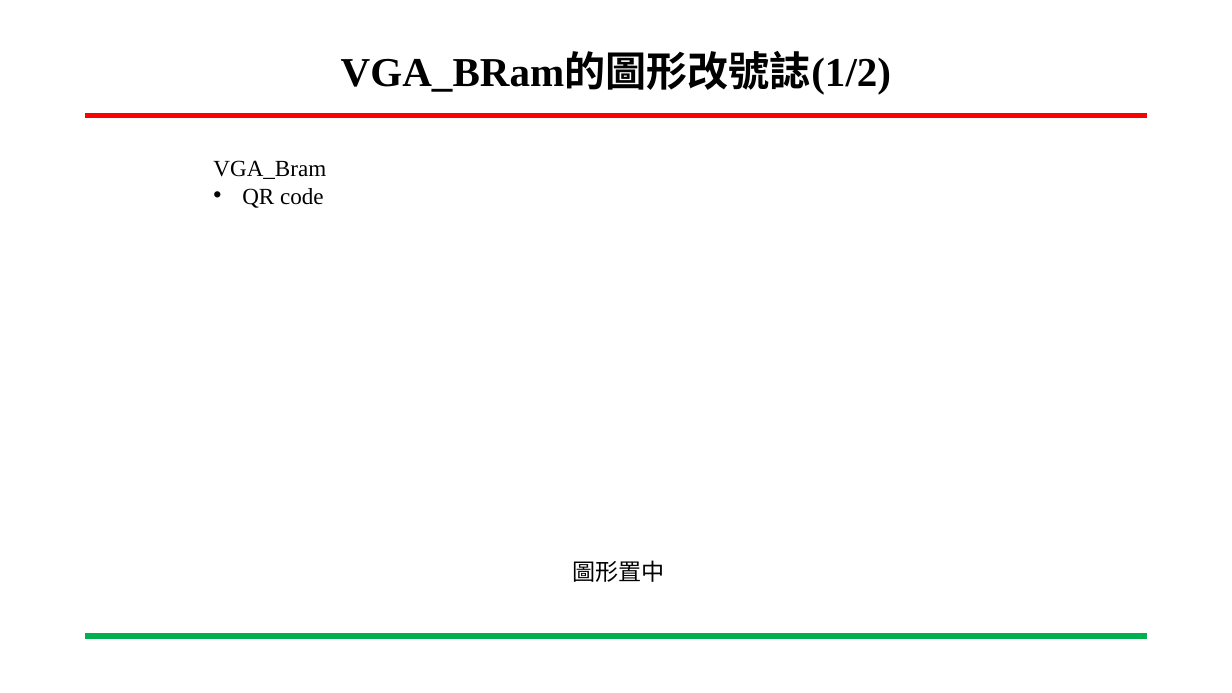
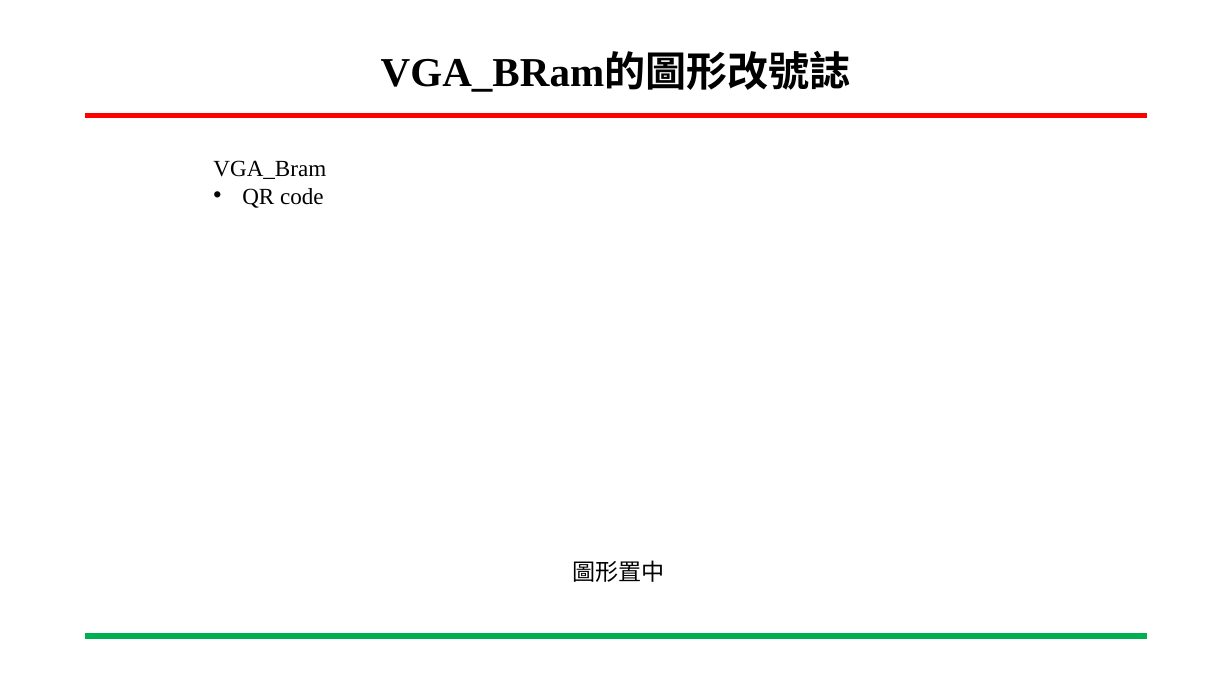
Before and after one commit to ing0331/FPGA, a slide deck: slide 18 of HW6_BRam_VGA/N06-Tutorial/專案進度報告-BRam_VGA-吳東穎-20230517.pptx (slide 20 before the commit). Drawn at 1232x693 pixels with LibreOffice and Linux fonts; fonts in the diff are those of the drawing; background and template pictures are left out. Boxes give left, top, right and bottom in pixels: in the first picture for what was removed or moved away, otherwise in the second. Text is boxed around its words. In the diff, an @@ line names an element or a change of style, - is before the commit and + after.

```diff
--- a/HW6_BRam_VGA/N06-Tutorial/專案進度報告-BRam_VGA-吳東穎-20230517.pptx
+++ b/HW6_BRam_VGA/N06-Tutorial/專案進度報告-BRam_VGA-吳東穎-20230517.pptx
@@ title at bbox=[381, 54, 851, 92]: text changed @@
-VGA_BRam的圖形改號誌(1/2)
+VGA_BRam的圖形改號誌
```
Also in this commit, not shown: 4 other slides changed, 2 slides removed, 3 other files.
